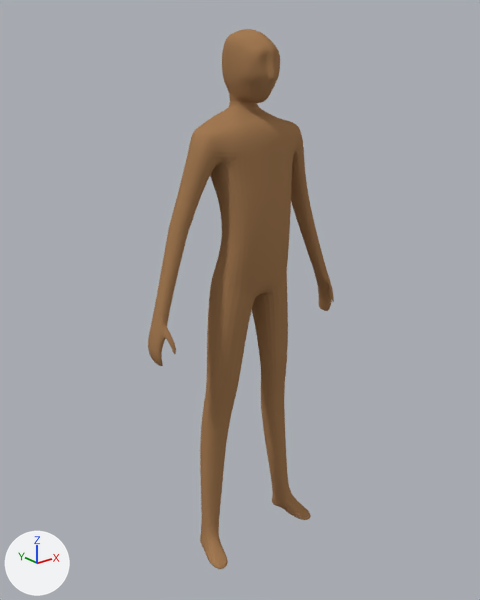
What one commit did to the Blender file models/mirrorman.blend.
Camera for both pictures: a 50 mm camera at (-1.415, -1.704, 1.85) aimed at (-0.019, 0.033, 0.992). Every picture has the same lights, and +X, +Y and +Z are marked at lower left.

In view in the first picture: 'mirrorman'.
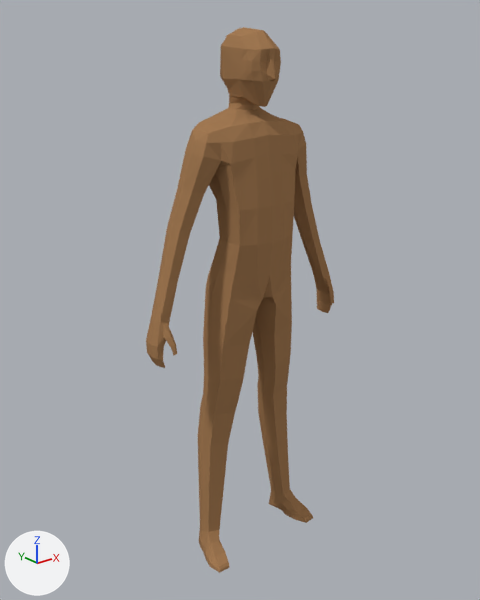
What differs and where, as boxes [x1, y1, x2, y2] in the pictures (480 x 600 px):
```json
{"object": "mirrorman", "change": "modifiers changed", "before": [148, 29, 334, 569], "after": [146, 27, 334, 573]}
```

Edits to the scene script, one JSON object a line:
```json
{"op": "remove", "block": "ob_mirrorman", "code": "_m = ob_mirrorman.modifiers.new('Subsurf', 'SUBSURF')"}
{"op": "remove", "block": "ob_mirrorman", "code": "_m.levels = 2"}
```
